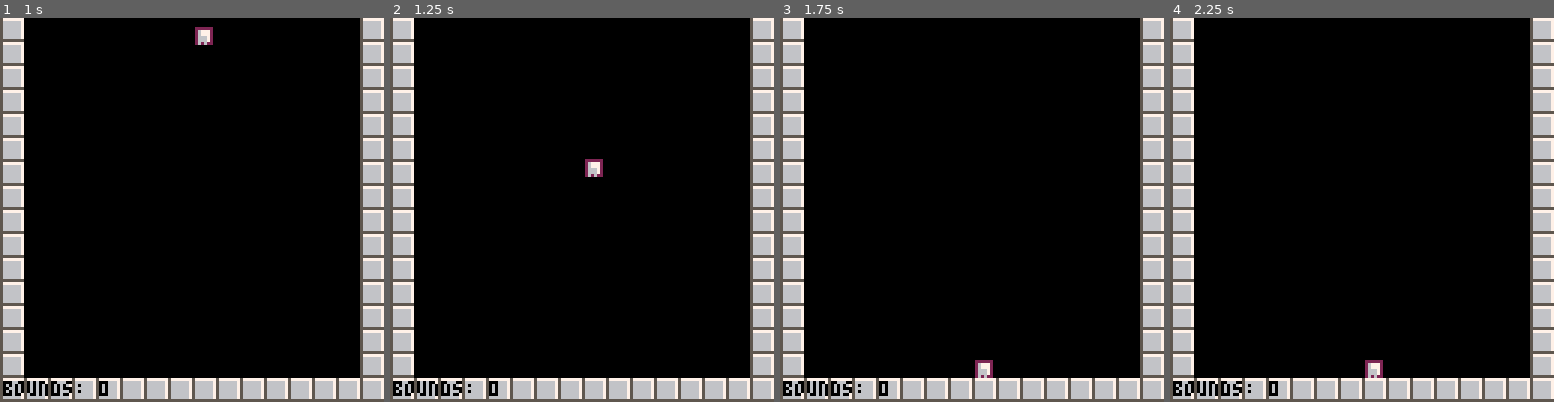
Above: before the commit, frames 1-4 (left to right).
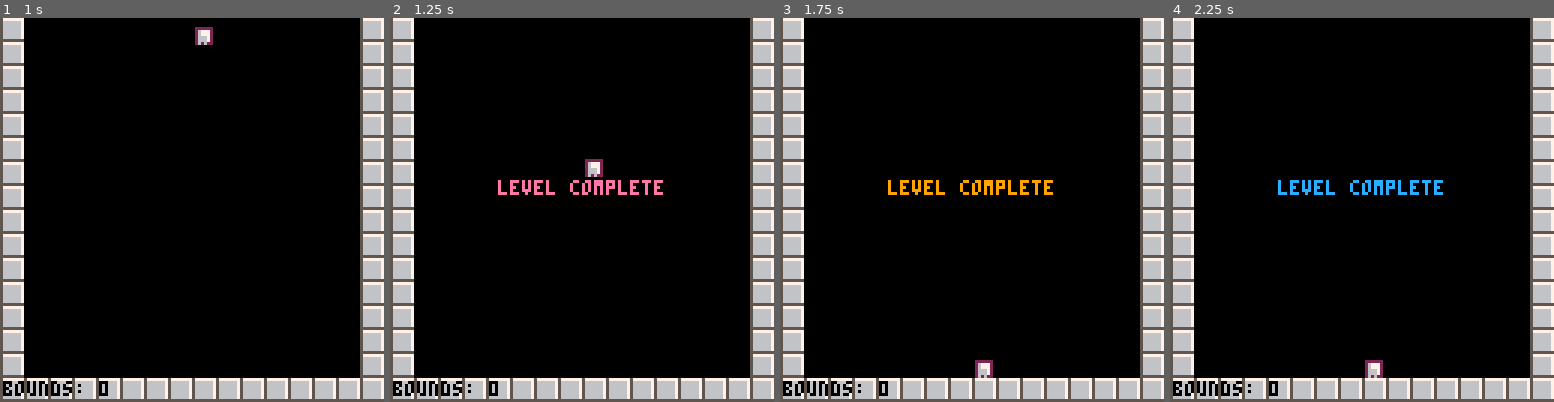
Above: after the commit, the same moments.

Repository: bardunbar/ggj-21
Game: PICO-8 cartridge carts/ggj-21.p8
The game is run twice, just before and just after one commit, with the same random seed, the same clock (stepped at 60 frames per second) and the same inputs.
Inputs:
- Up to frame 1 (1 s): tap X (X key) at 0.33 s; tap O (Z key) at 0.7 s
- Up to frame 2 (1.25 s): tap X (X key) at 1.07 s
- Up to frame 3 (1.75 s): tap O (Z key) at 1.7 s
- Up to frame 4 (2.25 s): tap X (X key) at 1.85 s; tap O (Z key) at 2.1 s; hold Up from 2.15 s (still down)

Frame 1 is identical in both runs. In frame 2, 0.7% of the frame differs, in the area x 28-72%, y 42-47%; in frame 3, 0.7%; in frame 4, 0.7%.

Commit message:
adding base level and starting work on play sequence

Diff:
--- a/carts/firstLevel.lua
+++ b/carts/firstLevel.lua
@@ -1,24 +1,26 @@
 firstLevel = {}
+createLevel(firstLevel)
+local super = levelBase
 
 function firstLevel:init(inGameContext)
-    self.gameContext = inGameContext
+    super.init(self, inGameContext)
 end
 
 function firstLevel:onEnterScreen()
-    self.gameContext:resetState()
+    super.onEnterScreen(self)
 end
 
 function firstLevel:onExitScreen()
-
+    super.onExitScreen(self)
 end
 
 function firstLevel:update()
-
+    super.update(self)
 end
 
 function firstLevel:draw()
     rectfill(80,80,120,100,12)
     circfill(70,90,20,14)
     for i=1,4 do print(i) end
-
+    super.draw(self)
 end
--- a/carts/ggj-21.p8
+++ b/carts/ggj-21.p8
@@ -1,7 +1,9 @@
 pico-8 cartridge // http://www.pico-8.com
 version 41
 __lua__
+#include utilities.lua
 #include hud.lua
+#include levelbase.lua
 #include firstlevel.lua
 #include mainmenu.lua
 #include whiteboxlevel.lua
--- a/carts/hud.lua
+++ b/carts/hud.lua
@@ -6,4 +6,7 @@
 
 function hud:draw()
     print("bounds: " .. self.gameContext.boundCount, 1, 121, 0)
+    if self.gameContext.isLevelComplete then
+        print("level complete", 36, 54, utilities:getHighlightColor())
+    end
 end
--- /dev/null
+++ b/carts/levelBase.lua
@@ -0,0 +1,30 @@
+levelBase = {}
+
+function createLevel(subclass)
+    setmetatable(subclass, levelBase)
+end
+
+function levelBase:init(inGameContext)
+    self.gameContext = inGameContext
+end
+
+function levelBase:onEnterScreen()
+    self.gameContext:resetState()
+end
+
+function levelBase:onExitScreen()
+
+end
+
+function levelBase:update()
+    self.gameContext.player:update()
+
+    if btnp(5) then
+        self.gameContext:completeLevel()
+    end
+end
+
+function levelBase:draw()
+    self.gameContext.player:draw()
+    hud:draw()
+end
--- a/carts/main.lua
+++ b/carts/main.lua
@@ -14,6 +14,10 @@
     end
     curscreen = self.screens[screenKey]
     curscreen:onEnterScreen()
+end
+
+function gameContext:completeLevel()
+    self.isLevelComplete = true
 end
 
 -- Main functions
@@ -39,6 +43,7 @@
 end
 
 function _update60()
+    utilities:update()
     curscreen:update()
 end
 
--- a/carts/mainMenu.lua
+++ b/carts/mainMenu.lua
@@ -12,22 +12,6 @@
 local xoffset = 20
 local ystart = 40
 local yoffset = 10
-
--- Highlighting
-local highlightColor = 8
-local highlightFramesBetweenFlashes = 10
-local highlightFrame = 0
-local function updateHighlightColor()
-    highlightFrame = highlightFrame + 1
-    if highlightFrame > highlightFramesBetweenFlashes then
-        highlightFrame = 0
-        if highlightColor > 14 then
-            highlightColor = 8
-        else
-            highlightColor = highlightColor + 1
-        end
-    end
-end
 
 function mainMenu:upInput()
     self.highlightedButton = self.highlightedButton - 1
@@ -74,13 +58,12 @@
 end
 
 function mainMenu:draw()
-    updateHighlightColor()
     print("out of bounds", 30, 30, 7)
 
     for i = 1, #self.buttonOptions do
         local isHighlighted = i == self.highlightedButton
         local prefix = isHighlighted and " > " or "  "
-        local color = (isHighlighted and highlightColor) or 6
+        local color = (isHighlighted and utilities:getHighlightColor()) or 6
         print(prefix .. self.buttonOptions[i].text, xoffset, yoffset*i + ystart, color)
     end
 end
--- /dev/null
+++ b/carts/utilities.lua
@@ -0,0 +1,25 @@
+utilities = {}
+
+-- Highlighting
+local highlightColor = 8
+local highlightFramesBetweenFlashes = 10
+local highlightFrame = 0
+local function updateHighlightColor()
+    highlightFrame = highlightFrame + 1
+    if highlightFrame > highlightFramesBetweenFlashes then
+        highlightFrame = 0
+        if highlightColor > 14 then
+            highlightColor = 8
+        else
+            highlightColor = highlightColor + 1
+        end
+    end
+end
+
+function utilities:update()
+    updateHighlightColor()
+end
+
+function utilities:getHighlightColor()
+    return highlightColor
+end
--- a/carts/whiteboxLevel.lua
+++ b/carts/whiteboxLevel.lua
@@ -1,25 +1,27 @@
 whiteboxLevel = {}
+createLevel(whiteboxLevel)
+local super = levelBase
 
 -- Start required interface
 function whiteboxLevel:init(inGameContext)
-    self.gameContext = inGameContext
+    super.init(self, inGameContext)
 end
 
 function whiteboxLevel:onEnterScreen()
-    self.gameContext:resetState()
+    super.onEnterScreen(self)
 end
 
 function whiteboxLevel:onExitScreen()
-
+    super.onExitScreen(self)
 end
 
 function whiteboxLevel:update()
-    self.gameContext.player:update()
+    super.update(self)
 end
 
 function whiteboxLevel:draw()
     map(0, 0, 0, 0, 16, 16)
-    self.gameContext.player:draw()
-    hud:draw()
+    super.draw(self)
 end
+
 -- End required interface
